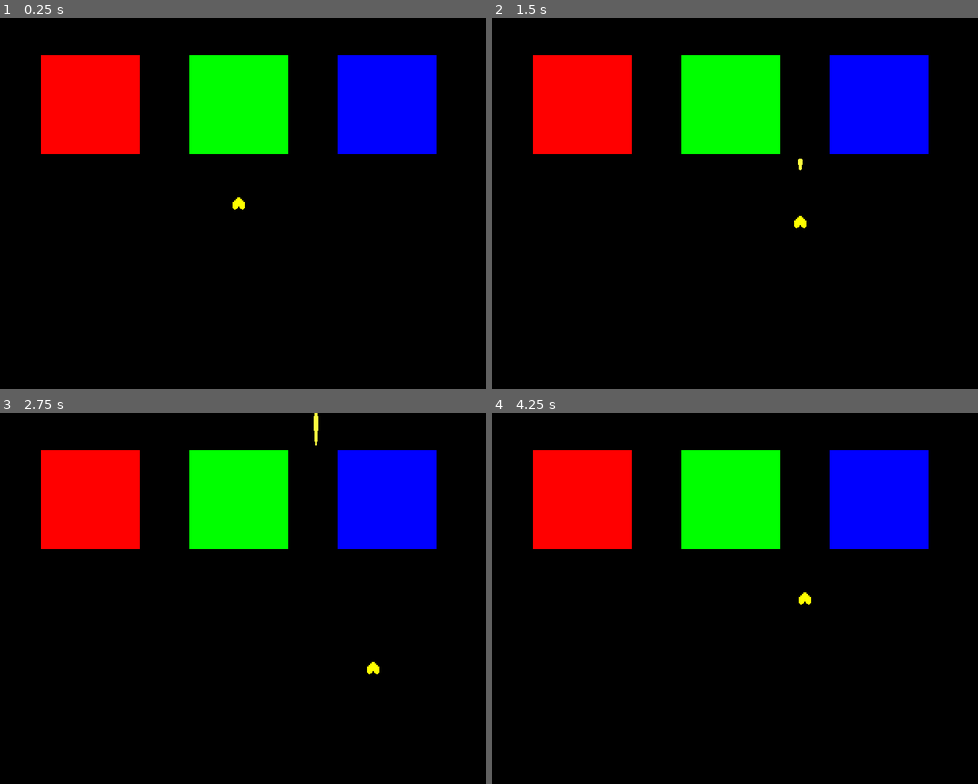
Above: before the commit, frames 1-4 (two rows, left to right).
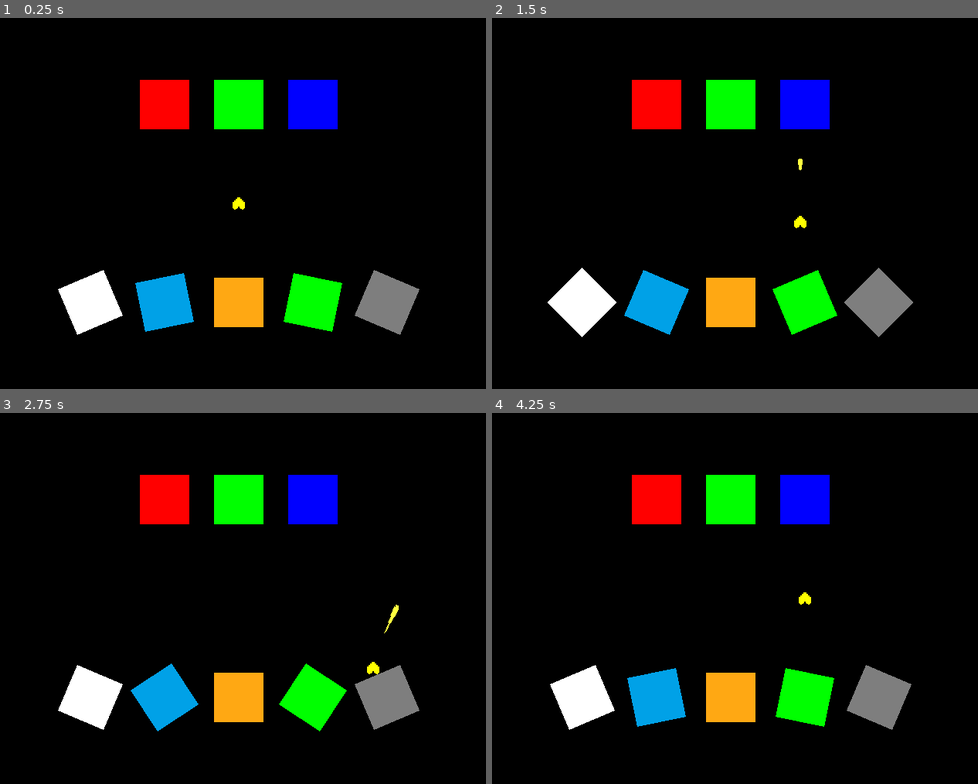
Above: after the commit, the same moments.

Repository: inokoorii/endless-mettaton-godot-3
Game: Godot game, scene res://src/scenes/core/main_scene.tscn
Same seed, same stepped clock (60 frames per second), same inputs: the game is played once before the commit and once after it.
Inputs:
- Up to frame 1 (0.25 s): no input
- Up to frame 2 (1.5 s): hold Right (move_right) 0.53-1.28 s; tap Z (action_confirm) at 0.6, 1.35 s; hold Down (move_down) from 1.28 s (still down)
- Up to frame 3 (2.75 s): release Down (move_down) at 2.03 s; hold Right (move_right) from 2.03 s (still down); tap Z (action_confirm) at 2.1 s
- Up to frame 4 (4.25 s): release Right (move_right) at 2.78 s; hold Up (move_up) 2.78-3.53 s; tap Z (action_confirm) at 2.85, 3.6 s; hold Left (move_left) from 3.53 s (still down)

The runs differ from the first frame. In frame 1, 24% of the frame differs, in the area x 8-90%, y 10-86%; in frame 2, 24%; in frame 3, 25%, in the area x 8-90%, y 0-86%; in frame 4, 24%.

Commit message:
Add `BattleEnemyBullet`

Diff:
--- a/src/scenes/battle/battle.tscn
+++ b/src/scenes/battle/battle.tscn
@@ -14,6 +14,9 @@
 [sub_resource type="RectangleShape2D" id=3]
 extents = Vector2( 64, 64 )
 
+[sub_resource type="RectangleShape2D" id=4]
+extents = Vector2( 64, 64 )
+
 [node name="Battle" type="Node2D"]
 script = ExtResource( 1 )
 
@@ -26,7 +29,8 @@
 [node name="BattlePlayerHeartDetectors" type="Node2D" parent="."]
 
 [node name="DetectorIgnore" type="Area2D" parent="BattlePlayerHeartDetectors" groups=["BattlePlayerHeartBulletDetectors"]]
-position = Vector2( -192, -128 )
+position = Vector2( -96, -128 )
+scale = Vector2( 0.5, 0.5 )
 script = ExtResource( 3 )
 __meta__ = {
 "_edit_group_": true
@@ -41,10 +45,12 @@
 color = Color( 1, 0, 0, 1 )
 
 [node name="CollisionShape2D" type="CollisionShape2D" parent="BattlePlayerHeartDetectors/DetectorIgnore"]
+visible = false
 shape = SubResource( 1 )
 
 [node name="DetectorDestroy" type="Area2D" parent="BattlePlayerHeartDetectors" groups=["BattlePlayerHeartBulletDetectors"]]
 position = Vector2( 0, -128 )
+scale = Vector2( 0.5, 0.5 )
 script = ExtResource( 3 )
 __meta__ = {
 "_edit_group_": true
@@ -59,10 +65,12 @@
 color = Color( 0, 1, 0, 1 )
 
 [node name="CollisionShape2D" type="CollisionShape2D" parent="BattlePlayerHeartDetectors/DetectorDestroy"]
+visible = false
 shape = SubResource( 2 )
 
 [node name="DetectorDeflect" type="Area2D" parent="BattlePlayerHeartDetectors" groups=["BattlePlayerHeartBulletDetectors"]]
-position = Vector2( 192, -128 )
+position = Vector2( 96, -128 )
+scale = Vector2( 0.5, 0.5 )
 script = ExtResource( 3 )
 __meta__ = {
 "_edit_group_": true
@@ -77,14 +85,145 @@
 color = Color( 0, 0, 1, 1 )
 
 [node name="CollisionShape2D" type="CollisionShape2D" parent="BattlePlayerHeartDetectors/DetectorDeflect"]
+visible = false
 shape = SubResource( 3 )
 
 [node name="BattleBullets" type="Node2D" parent="."]
 
-[node name="Bullet" type="Area2D" parent="BattleBullets" groups=["BattleBullets", "BattleEnemyBullets"]]
-script = ExtResource( 4 )
+[node name="BulletWhite" type="Area2D" parent="BattleBullets" groups=["BattleEnemyBullets"]]
+position = Vector2( -192, 128 )
+scale = Vector2( 0.5, 0.5 )
+script = ExtResource( 4 )
+__meta__ = {
+"_edit_group_": true
+}
 bullet_type = 0
 bullet_color = 0
 on_hit_damage = 0
-on_hit_invincibility_frames = 0
-movement_speed = 0.0
+on_hit_heal = 0
+on_hit_invincibility_frames = 900.0
+movement_speed = 0.0
+movement_direction = Vector2( 0, 0 )
+movement_rotation_degrees = -90.0
+movement_rotate_velocity = false
+
+[node name="ColorRect" type="ColorRect" parent="BattleBullets/BulletWhite"]
+margin_left = -64.0
+margin_top = -64.0
+margin_right = 64.0
+margin_bottom = 64.0
+
+[node name="CollisionShape2D" type="CollisionShape2D" parent="BattleBullets/BulletWhite"]
+visible = false
+shape = SubResource( 4 )
+
+[node name="BulletBlue" type="Area2D" parent="BattleBullets" groups=["BattleEnemyBullets"]]
+modulate = Color( 0, 0.635294, 0.909804, 1 )
+position = Vector2( -96, 128 )
+scale = Vector2( 0.5, 0.5 )
+script = ExtResource( 4 )
+__meta__ = {
+"_edit_group_": true
+}
+bullet_type = 0
+bullet_color = 1
+on_hit_damage = 0
+on_hit_heal = 0
+on_hit_invincibility_frames = 900.0
+movement_speed = 0.0
+movement_direction = Vector2( 0, 0 )
+movement_rotation_degrees = -45.0
+movement_rotate_velocity = false
+
+[node name="ColorRect" type="ColorRect" parent="BattleBullets/BulletBlue"]
+margin_left = -64.0
+margin_top = -64.0
+margin_right = 64.0
+margin_bottom = 64.0
+
+[node name="CollisionShape2D" type="CollisionShape2D" parent="BattleBullets/BulletBlue"]
+visible = false
+shape = SubResource( 4 )
+
+[node name="BulletOrange" type="Area2D" parent="BattleBullets" groups=["BattleEnemyBullets"]]
+modulate = Color( 1, 0.662745, 0.0784314, 1 )
+position = Vector2( 0, 128 )
+scale = Vector2( 0.5, 0.5 )
+script = ExtResource( 4 )
+__meta__ = {
+"_edit_group_": true
+}
+bullet_type = 0
+bullet_color = 2
+on_hit_damage = 0
+on_hit_heal = 0
+on_hit_invincibility_frames = 900.0
+movement_speed = 0.0
+movement_direction = Vector2( 0, 0 )
+movement_rotation_degrees = 0.0
+movement_rotate_velocity = false
+
+[node name="ColorRect" type="ColorRect" parent="BattleBullets/BulletOrange"]
+margin_left = -64.0
+margin_top = -64.0
+margin_right = 64.0
+margin_bottom = 64.0
+
+[node name="CollisionShape2D" type="CollisionShape2D" parent="BattleBullets/BulletOrange"]
+visible = false
+shape = SubResource( 4 )
+
+[node name="BulletGreen" type="Area2D" parent="BattleBullets" groups=["BattleEnemyBullets"]]
+modulate = Color( 0, 1, 0, 1 )
+position = Vector2( 96, 128 )
+scale = Vector2( 0.5, 0.5 )
+script = ExtResource( 4 )
+__meta__ = {
+"_edit_group_": true
+}
+bullet_type = 0
+bullet_color = 3
+on_hit_damage = 0
+on_hit_heal = 0
+on_hit_invincibility_frames = 900.0
+movement_speed = 0.0
+movement_direction = Vector2( 0, 0 )
+movement_rotation_degrees = 45.0
+movement_rotate_velocity = false
+
+[node name="ColorRect" type="ColorRect" parent="BattleBullets/BulletGreen"]
+margin_left = -64.0
+margin_top = -64.0
+margin_right = 64.0
+margin_bottom = 64.0
+
+[node name="CollisionShape2D" type="CollisionShape2D" parent="BattleBullets/BulletGreen"]
+shape = SubResource( 4 )
+
+[node name="BulletGray" type="Area2D" parent="BattleBullets" groups=["BattleEnemyBullets"]]
+modulate = Color( 0.498039, 0.498039, 0.498039, 1 )
+position = Vector2( 192, 128 )
+scale = Vector2( 0.5, 0.5 )
+script = ExtResource( 4 )
+__meta__ = {
+"_edit_group_": true
+}
+bullet_type = 0
+bullet_color = 4
+on_hit_damage = 0
+on_hit_heal = 0
+on_hit_invincibility_frames = 900.0
+movement_speed = 0.0
+movement_direction = Vector2( 0, 0 )
+movement_rotation_degrees = 90.0
+movement_rotate_velocity = false
+
+[node name="ColorRect" type="ColorRect" parent="BattleBullets/BulletGray"]
+margin_left = -64.0
+margin_top = -64.0
+margin_right = 64.0
+margin_bottom = 64.0
+
+[node name="CollisionShape2D" type="CollisionShape2D" parent="BattleBullets/BulletGray"]
+visible = false
+shape = SubResource( 4 )
--- a/src/scripts/battle/enemy_bullets/enemy_bullet.gd
+++ b/src/scripts/battle/enemy_bullets/enemy_bullet.gd
@@ -14,13 +14,23 @@
 	BULLET_TYPE_DAMAGE_ON_IDLE,
 	BULLET_TYPE_DAMAGE_ON_MOVE,
 	BULLET_TYPE_HEAL,
+	BULLET_TYPE_NO_DAMAGE,
 }
 enum BulletColors {
 	BULLET_COLOR_WHITE,
 	BULLET_COLOR_BLUE,
 	BULLET_COLOR_ORANGE,
 	BULLET_COLOR_GREEN,
+	BULLET_COLOR_GRAY,
 }
+
+
+# CLASS CONSTANTS
+const BULLET_COLOR_WHITE: Color = Color("FFFFFF")
+const BULLET_COLOR_BLUE: Color = Color("00A2E8")
+const BULLET_COLOR_ORANGE: Color = Color("FFA914")
+const BULLET_COLOR_GREEN: Color = Color("00FF00")
+const BULLET_COLOR_GRAY: Color = Color("7F7F7F")
 
 
 # CLASS EXPORT VARIABLES
@@ -33,24 +43,65 @@
 		setget set_on_hit_damage
 var on_hit_heal: int = 0 \
 		setget set_on_hit_heal
-var on_hit_invincibility_frames: = 0 \
+var on_hit_invincibility_frames: float = 900.0 \
 		setget set_on_hit_invincibility_frames
 
 var movement_speed: float = 0.0 \
 		setget set_movement_speed
+var movement_direction: Vector2 = Vector2.ZERO \
+		setget set_movement_direction
+var movement_rotation_degrees: float = 0.0 \
+		setget set_movement_rotation_degrees
+var movement_rotate_velocity: bool = false
+
+
+# CLASS PUBLIC VARIABLES
+var velocity: Vector2
 
 
 # GODOT OVERRIDEN BUILT-IN VIRTUAL FUNCTIONS
 func _ready() -> void:
 	add_to_group("BattleEnemyBullets", true)
+
+
+func _process(delta: float) -> void:
+	_set_modulate()
+
+
+func _physics_process(delta: float) -> void:
+	_handle_movement(delta)
+
+
+# CLASS PRIVATE METHODS
+func _set_modulate() -> void:
+	match bullet_color:
+		BulletColors.BULLET_COLOR_WHITE:
+			modulate = BULLET_COLOR_WHITE
+		BulletColors.BULLET_COLOR_BLUE:
+			modulate = BULLET_COLOR_BLUE
+		BulletColors.BULLET_COLOR_ORANGE:
+			modulate = BULLET_COLOR_ORANGE
+		BulletColors.BULLET_COLOR_GREEN:
+			modulate = BULLET_COLOR_GREEN
+		BulletColors.BULLET_COLOR_GRAY:
+			modulate = BULLET_COLOR_GRAY
+
+
+func _handle_movement(delta: float) -> void:
+	if not Engine.editor_hint:
+		velocity = (movement_direction * movement_speed) * delta
+
+		if movement_rotate_velocity:
+			velocity = velocity.rotated(rotation)
+
+		position += velocity
+		rotation_degrees += movement_rotation_degrees * delta
 
 
 # CLASS SETTER FUNCIONS
 func set_bullet_type(value: int) -> void:
 	bullet_type = value
 	bullet_type = clamp(bullet_type, 0, BulletTypes.size() - 1) as int
-
-	property_list_changed_notify()
 	emit_signal("bullet_type_changed")
 
 
@@ -70,9 +121,9 @@
 	on_hit_heal = clamp(on_hit_heal, 0, INF) as int
 
 
-func set_on_hit_invincibility_frames(value: int) -> void:
+func set_on_hit_invincibility_frames(value: float) -> void:
 	on_hit_invincibility_frames = value
-	on_hit_invincibility_frames = clamp(on_hit_invincibility_frames, 0, INF) as int
+	on_hit_invincibility_frames = clamp(on_hit_invincibility_frames, 0.0, INF)
 
 
 func set_movement_speed(value: float) -> void:
@@ -80,6 +131,17 @@
 	movement_speed = clamp(movement_speed, 0.0, INF)
 
 
+func set_movement_direction(value: Vector2) -> void:
+	movement_direction = value
+	movement_direction.x = clamp(movement_direction.x, -INF, INF)
+	movement_direction.y = clamp(movement_direction.y, -INF, INF)
+
+
+func set_movement_rotation_degrees(value: float) -> void:
+	movement_rotation_degrees = value
+	movement_rotation_degrees = clamp(movement_rotation_degrees, -INF, INF)
+
+
 # CLASS PROPERTY LIST FUNCTIONS
 func _get_property_list() -> Array:
 	var property_list: Array = []
@@ -97,25 +159,18 @@
 	property_list.append_array(
 		[
 			{
-				"name": "Bullet",
-				"type": TYPE_NIL,
-				"usage": PROPERTY_USAGE_GROUP,
-				"hint": PROPERTY_HINT_NONE,
-				"hint_string": "bullet",
-			},
-			{
 				"name": "bullet_type",
 				"type": TYPE_INT,
 				"usage": PROPERTY_USAGE_DEFAULT,
 				"hint": PROPERTY_HINT_ENUM,
-				"hint_string": "Damage,Damage On Idle,Damage On Move,Heal"
+				"hint_string": "Damage,Damage On Idle,Damage On Move,Heal,No Damage",
 			},
 			{
 				"name": "bullet_color",
 				"type": TYPE_INT,
 				"usage": PROPERTY_USAGE_DEFAULT,
 				"hint": PROPERTY_HINT_ENUM,
-				"hint_string": "White,Blue,Orange,Green"
+				"hint_string": "White,Blue,Orange,Green,Gray",
 			},
 		]
 	)
@@ -129,36 +184,19 @@
 				"hint": PROPERTY_HINT_NONE,
 				"hint_string": "on_hit",
 			},
-		]
-	)
-	match bullet_type:
-		BulletTypes.BULLET_TYPE_DAMAGE, \
-		BulletTypes.BULLET_TYPE_DAMAGE_ON_IDLE, \
-		BulletTypes.BULLET_TYPE_DAMAGE_ON_MOVE:
-			property_list.append_array(
-				[
-					{
-						"name": "on_hit_damage",
-						"type": TYPE_INT,
-						"usage": PROPERTY_USAGE_DEFAULT,
-					},
-				]
-			)
-		BulletTypes.BULLET_TYPE_HEAL:
-			property_list.append_array(
-				[
-					{
-						"name": "on_hit_heal",
-						"type": TYPE_INT,
-						"usage": PROPERTY_USAGE_DEFAULT,
-					},
-				]
-			)
-	property_list.append_array(
-		[
+			{
+				"name": "on_hit_damage",
+				"type": TYPE_INT,
+				"usage": PROPERTY_USAGE_DEFAULT,
+			},
+			{
+				"name": "on_hit_heal",
+				"type": TYPE_INT,
+				"usage": PROPERTY_USAGE_DEFAULT,
+			},
 			{
 				"name": "on_hit_invincibility_frames",
-				"type": TYPE_INT,
+				"type": TYPE_REAL,
 				"usage": PROPERTY_USAGE_DEFAULT,
 			},
 		]
@@ -176,6 +214,23 @@
 			{
 				"name": "movement_speed",
 				"type": TYPE_REAL,
+				"usage": PROPERTY_USAGE_DEFAULT,
+			},
+			{
+				"name": "movement_direction",
+				"type": TYPE_VECTOR2,
+				"usage": PROPERTY_USAGE_DEFAULT,
+			},
+			{
+				"name": "movement_rotation_degrees",
+				"type": TYPE_REAL,
+				"usage": PROPERTY_USAGE_DEFAULT,
+				"hint": PROPERTY_HINT_RANGE,
+				"hint_string": "-360.0,360.0,0.1,or_lesser,or_greater",
+			},
+			{
+				"name": "movement_rotate_velocity",
+				"type": TYPE_BOOL,
 				"usage": PROPERTY_USAGE_DEFAULT,
 			},
 		]
@@ -192,6 +247,9 @@
 		"on_hit_heal": true,
 		"on_hit_invincibility_frames": true,
 		"movement_speed": true,
+		"movement_direction": true,
+		"movement_rotation_degrees": true,
+		"movement_rotate_velocity": true,
 	}
 
 	if property_list.keys().has(property):
@@ -204,8 +262,11 @@
 		"bullet_color": BulletColors.BULLET_COLOR_WHITE,
 		"on_hit_damage": 0,
 		"on_hit_heal": 0,
-		"on_hit_invincibility_frames": 0,
+		"on_hit_invincibility_frames": 900.0,
 		"movement_speed": 0.0,
+		"movement_direction": Vector2.ZERO,
+		"movement_rotation_degrees": 0.0,
+		"movement_rotate_velocity": false,
 	}
 
 	if property_list.keys().has(property):
--- a/src/scripts/battle/player/player_heart.gd
+++ b/src/scripts/battle/player/player_heart.gd
@@ -77,7 +77,7 @@
 				get_parent().add_child(bullet)
 				bullet.position = position + bullet_firing_offset
 
-				bullet_firing_cooldown_left = bullet_firing_cooldown * delta
+				bullet_firing_cooldown_left = bullet_firing_cooldown
 				emit_signal("bullet_fired", bullet)
 
 
@@ -113,13 +113,6 @@
 
 	property_list.append_array(
 		[
-			{
-				"name": "Movement",
-				"type": TYPE_NIL,
-				"usage": PROPERTY_USAGE_GROUP,
-				"hint": PROPERTY_HINT_NONE,
-				"hint_string": "movement",
-			},
 			{
 				"name": "movement_speed",
 				"type": TYPE_REAL,
--- a/src/scripts/battle/player/player_heart_bullet_deflected.gd
+++ b/src/scripts/battle/player/player_heart_bullet_deflected.gd
@@ -96,13 +96,6 @@
 	property_list.append_array(
 		[
 			{
-				"name": "Movement",
-				"type": TYPE_NIL,
-				"usage": PROPERTY_USAGE_GROUP,
-				"hint": PROPERTY_HINT_NONE,
-				"hint_string": "movement",
-			},
-			{
 				"name": "movement_speed",
 				"type": TYPE_REAL,
 				"usage": PROPERTY_USAGE_DEFAULT,
Binary file added: assets/references/misc/colors/colors.png
Not shown, added: assets/references/misc/colors/colors.png.import
Not shown: 1 places in src/scenes/battle/battle.tscn that only renumber resources
